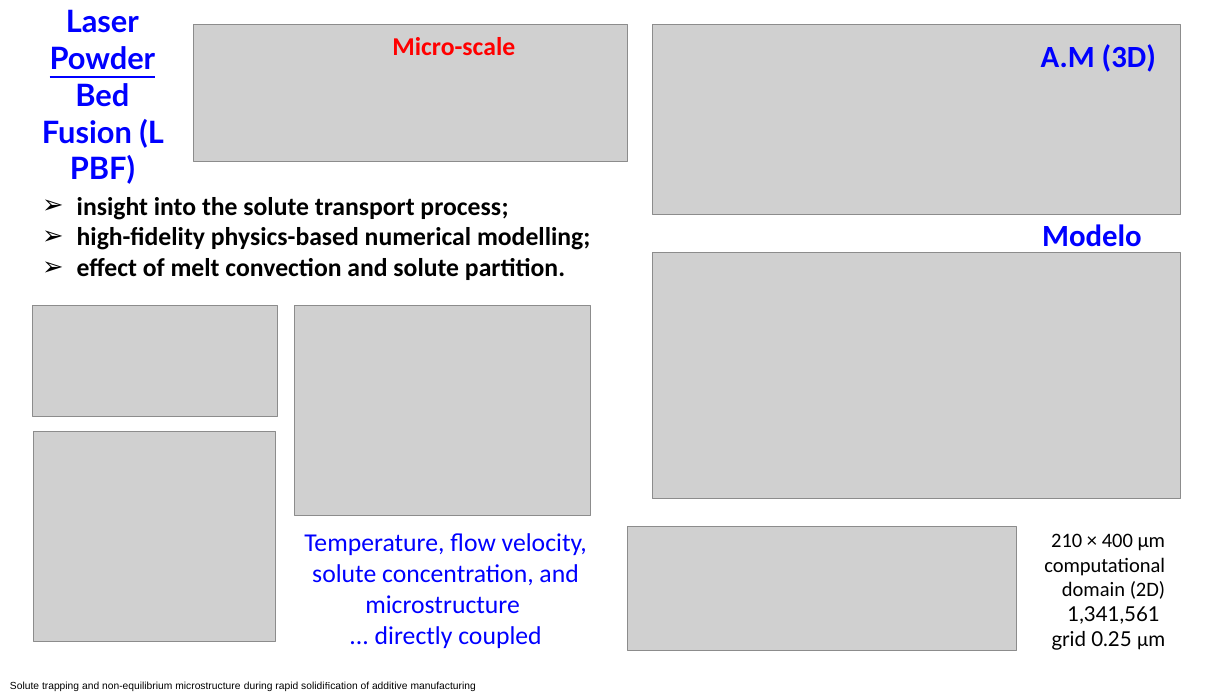
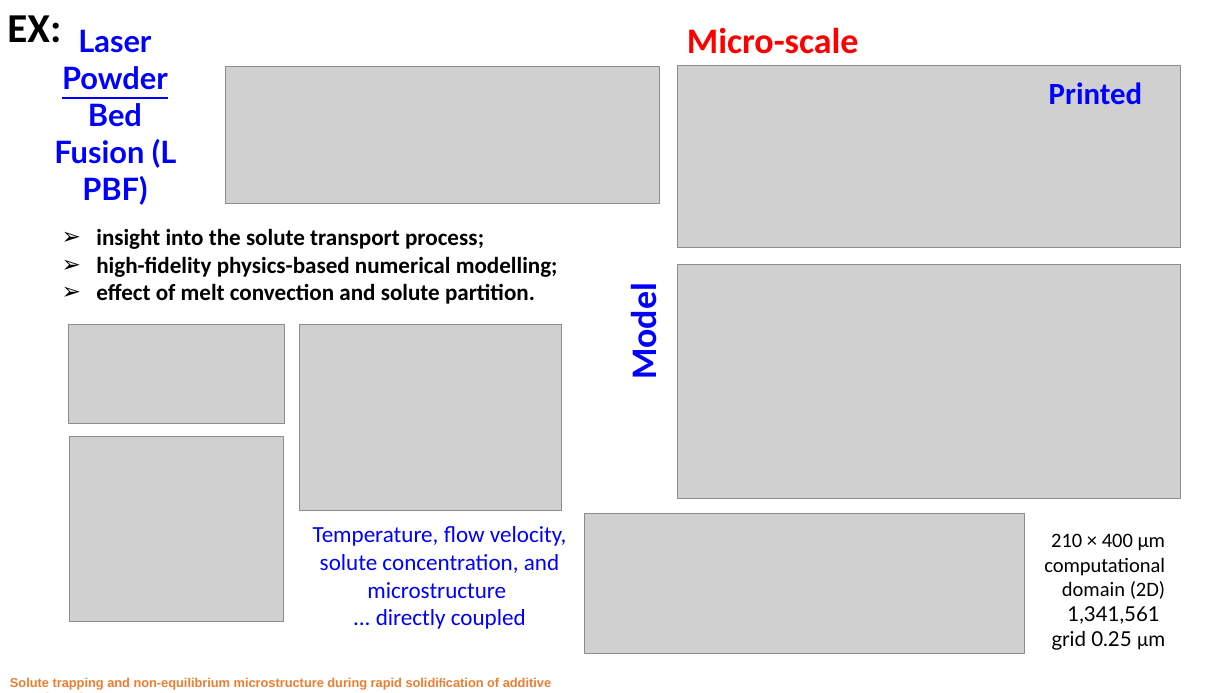
Before and after one commit to grossiRM/AM_FEG, a slide deck: slide 15 of Plano_V02_iii_AM_FEG/d.pptx (slide 7 before the commit). Drawn at 1232x693 pixels with LibreOffice and Linux fonts; fonts in the diff are those of the drawing; grey boxes stand for pictures. Boxes give left, top, right and bottom in pixels: in the first picture for what was removed or moved away, otherwise in the second. Text is boxed around its words. In the diff, an @@ line names an element or a change of style, - is before the commit and + after.

```diff
--- a/Plano_V02_iii_AM_FEG/d.pptx
+++ b/Plano_V02_iii_AM_FEG/d.pptx
@@ rounded rectangle added at box(5, 0, 476, 62), 32 pt, text #000000, bold @@
+EX:
@@ text "Laser": place and size @@
-text "Laser" at box(42, 9, 163, 184)
+text "Laser" at box(54, 29, 176, 205)
@@ text "Micro-scale": place and size @@
-text "Micro-scale" at box(392, 37, 515, 55)
+text "Micro-scale" at box(687, 27, 859, 54)
@@ text "Micro-scale" at box(687, 27, 859, 54): size 20 to 28 pt @@
@@ picture: place and size @@
-picture at box(194, 24, 628, 162)
+picture at box(226, 67, 660, 204)
@@ picture: place and size @@
-picture at box(653, 24, 1180, 214)
+picture at box(677, 66, 1180, 247)
@@ text at box(1049, 82, 1142, 105): text changed @@
-A.M (3D)
+Printed
@@ text "insight into the solute transport ..." at box(96, 228, 558, 304): size 20 to 18 pt @@
@@ text "insight into the solute transport ...": place and size @@
-text "insight into the solute transport ..." at box(77, 197, 590, 280)
+text "insight into the solute transport ..." at box(96, 228, 558, 304)
@@ text removed at box(1042, 224, 1142, 254) @@
-Modelo
@@ picture: place and size @@
-picture at box(653, 252, 1180, 499)
+picture at box(677, 264, 1180, 499)
@@ text added at box(622, 292, 666, 377), 28 pt, text #0000FF, bold @@
+Model
@@ picture: place and size @@
-picture at box(32, 305, 277, 417)
+picture at box(68, 324, 285, 423)
@@ picture: place and size @@
-picture at box(294, 305, 591, 515)
+picture at box(299, 324, 561, 510)
@@ picture: place and size @@
-picture at box(33, 432, 276, 641)
+picture at box(69, 436, 284, 622)
@@ text "Temperature, flow velocity, solute concentration, ...": place and size @@
-text "Temperature, flow velocity, solute concentration, ..." at box(304, 533, 587, 648)
+text "Temperature, flow velocity, solute concentration, ..." at box(313, 526, 566, 629)
@@ text "Temperature, flow velocity, solute concentration, ..." at box(313, 526, 566, 629): size 20 to 18 pt @@
@@ picture: place and size @@
-picture at box(628, 527, 1017, 652)
+picture at box(585, 513, 1025, 653)
@@ text "Solute trapping and non-equilibrium microstructure ..." at box(10, 677, 551, 690): size 8 to 10 pt, text colour #000000 to #ED7D31, bold on @@
```
Also in this commit, not shown: 10 other slides changed, 10 slides added, 2 slides removed, 7 other files.
